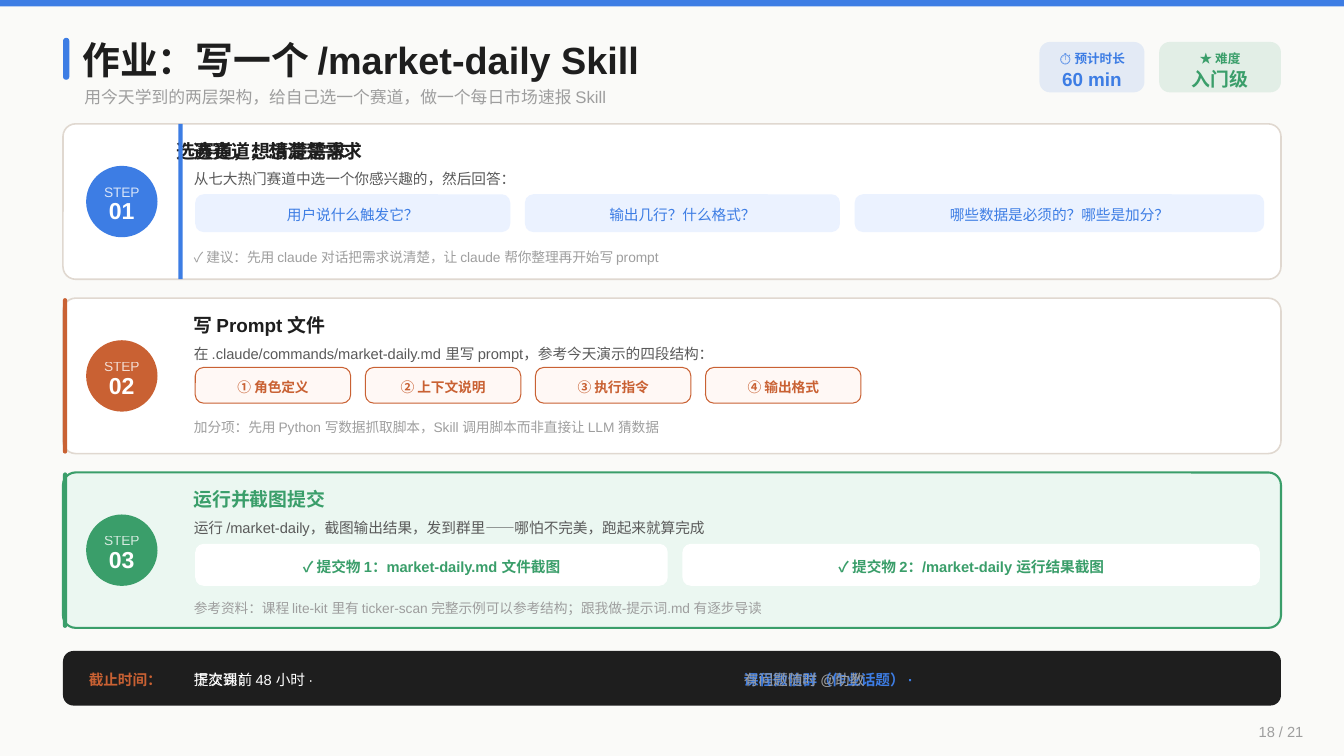
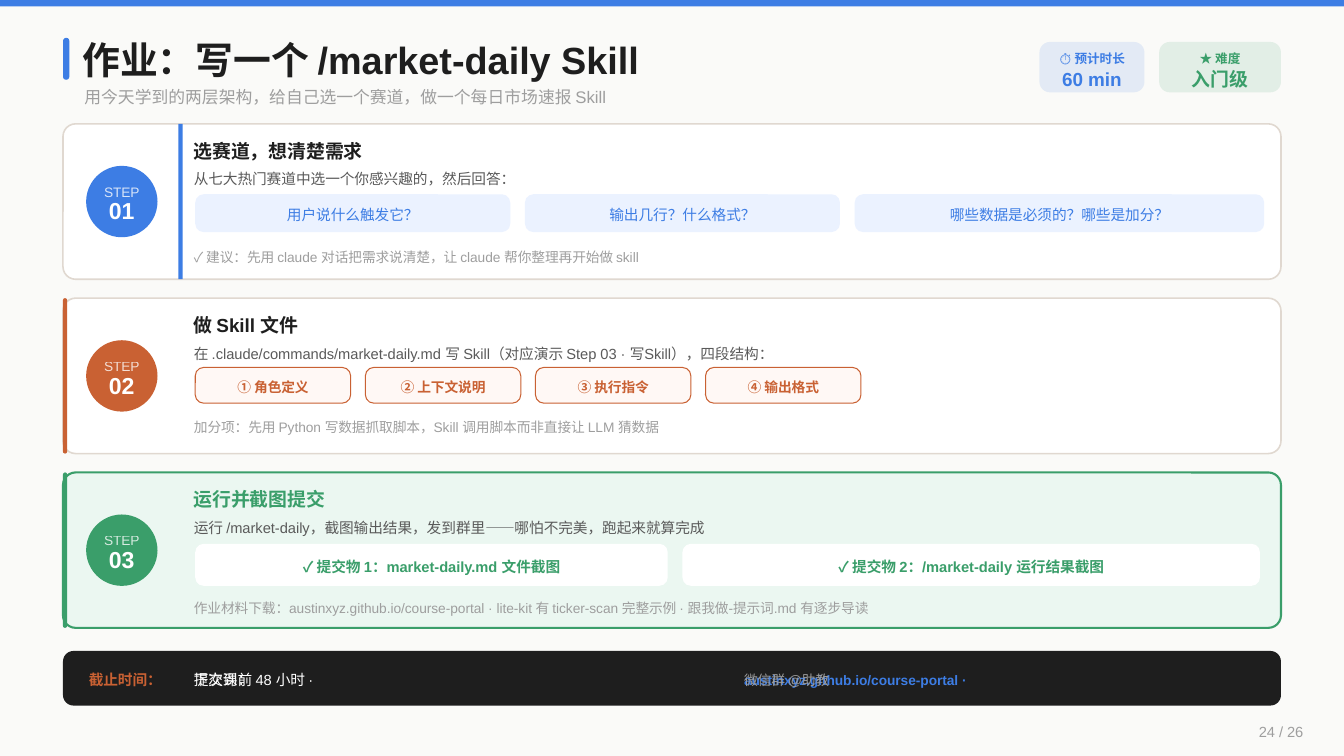
Before and after one commit to austinxyz/course-portal, a slide deck: slide 24 of dl/claude_course_s3.pptx (slide 18 before the commit). Drawn at 1344x756 pixels with LibreOffice and Linux fonts; fonts in the diff are those of the drawing. Boxes give left, top, right and bottom in pixels: in the first picture for what was removed or moved away, otherwise in the second. Text is boxed around its words. In the diff, an @@ line names an element or a change of style, - is before the commit and + after.

```diff
--- a/dl/claude_course_s3.pptx
+++ b/dl/claude_course_s3.pptx
@@ text removed at (x1=177, y1=138, x2=346, y2=163) @@
-选赛道，想清楚需求
@@ text at (x1=206, y1=250, x2=639, y2=263): text changed @@
-✓ 建议：先用 claude 对话把需求说清楚，让 claude 帮你整理再开始写 prompt
+✓ 建议：先用 claude 对话把需求说清楚，让 claude 帮你整理再开始做 skill
@@ text at (x1=193, y1=316, x2=298, y2=334): text changed @@
-写 Prompt 文件
+做 Skill 文件
@@ text at (x1=194, y1=346, x2=774, y2=362): text changed @@
-在 .claude/commands/market-daily.md 里写 prompt，参考今天演示的四段结构：
+在 .claude/commands/market-daily.md 写 Skill（对应演示 Step 03 · 写Skill），四段结构：
@@ text at (x1=194, y1=601, x2=868, y2=616): text changed @@
-参考资料：课程 lite-kit 里有 ticker-scan 完整示例可以参考结构；跟我做-提示词.md 有逐步导读
+作业材料下载：austinxyz.github.io/course-portal · lite-kit 有 ticker-scan 完整示例 · 跟我做-提示词.md 有逐步导读
@@ text at (x1=744, y1=674, x2=829, y2=688): text changed; size 10.5 to 9.8 pt @@
-有问题随时 @助教
+微信群 @助教
@@ text removed at (x1=744, y1=672, x2=905, y2=687) @@
-课程微信群（作业话题） ·
@@ text added at (x1=744, y1=674, x2=958, y2=688), 9.8 pt, text #3D7DE4, bold @@
+austinxyz.github.io/course-portal ·
@@ text removed at (x1=1259, y1=727, x2=1303, y2=737) @@
-18 / 21
@@ text added at (x1=1259, y1=727, x2=1303, y2=737), 10.5 pt, text #9E9E9E @@
+24 / 26
```
Also in this commit, not shown: 14 other slides changed, 11 slides added, 6 slides removed, 9 other files.
